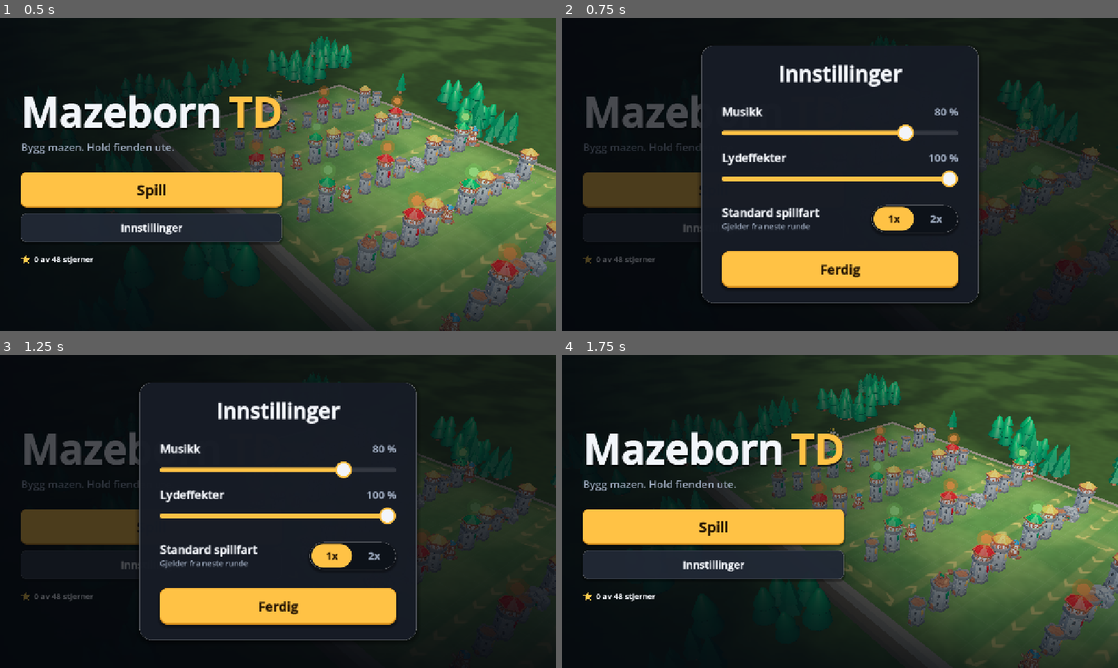
Above: before the commit, frames 1-4 (two rows, left to right).
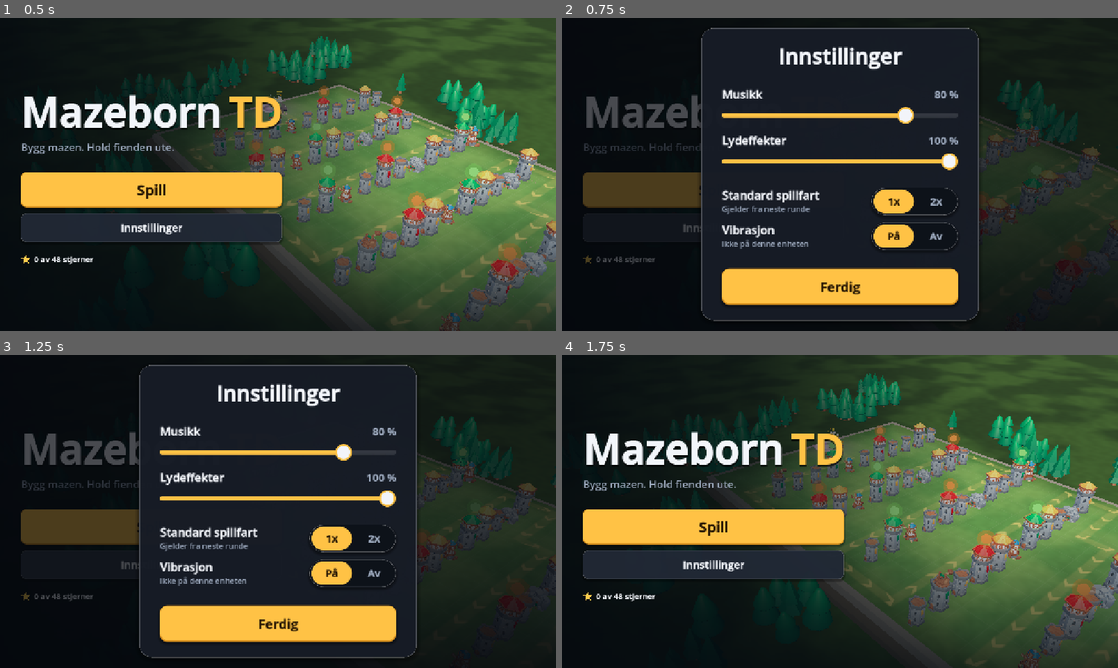
Above: after the commit, the same moments.

Repository: kristofferchr/Mazeborn-td
Game: Godot game, scene res://main.tscn
The game is run twice, just before and just after one commit, with the same random seed, the same clock (stepped at 60 frames per second) and the same inputs.
Inputs:
- Up to frame 1 (0.5 s): no input
- Up to frame 2 (0.75 s): click "Innstillinger" at 0.5 s
- Up to frame 3 (1.25 s): no input
- Up to frame 4 (1.75 s): click "Ferdig" at 1.25 s

Frame 1 is identical in both runs. In frame 2, 14% of the frame differs, in the area x 25-75%, y 3-97%; in frame 3, 14%; in frame 4, nothing differs.

Commit message:
Add haptics on phones and a Vibrasjon setting
Haptics gives a light pulse on build, upgrade and sell and a strong one
on a leak or a boss death through Input.vibrate_handheld. It only runs
on iOS, Android and the Android browser and is a no-op elsewhere. The
setting is kept in settings.cfg (game/vibration) and shown as a På/Av
row in the settings panel, which also gets a hidden "Vis veiledning"
button and a tutorial_done key for the guided first round.

Co-Authored-By: Claude Opus 5.5 <noreply@anthropic.com>
Claude-Session: https://claude.ai/code/session_01N2P7G3PxPiaDcM9ztRnmNf

Diff:
--- a/game/round.gd
+++ b/game/round.gd
@@ -66,6 +66,8 @@
 	hud.resume_pressed.connect(set_paused.bind(false))
 	hud.set_speed_text("%dx" % int(speed))
 	game.game_over.connect(_on_game_over)
+	Haptics.load_setting(UserSettings.open())
+	Haptics.watch(game)
 	_watch_record()
 
 	audio = GameAudio.new()
--- /dev/null
+++ b/game/tests/view/test_haptics.gd
@@ -0,0 +1,85 @@
+extends RefCounted
+## Tests for view/haptics.gd: only phones vibrate, the setting switches it off
+## and the game's events give light and strong pulses.
+
+var t: Object  # test runner (check/eq)
+var pulses: Array = []  # [ms, amplitude] sent to the sink
+
+
+func _record(ms: int, amplitude: float) -> void:
+	pulses.append([ms, amplitude])
+
+
+func _setup(supported: bool, enabled: bool) -> void:
+	pulses.clear()
+	Haptics.sink = _record
+	Haptics.supported = supported
+	Haptics.enabled = enabled
+	Haptics._last.clear()
+
+
+func _restore() -> void:
+	Haptics.sink = Callable()
+	Haptics.supported = Haptics.supported_on(Haptics._features())
+	Haptics.enabled = true
+	Haptics._last.clear()
+
+
+func test_only_phones_vibrate() -> void:
+	t.check(Haptics.supported_on(["ios", "mobile"] as Array[String]), "iPhone app")
+	t.check(Haptics.supported_on(["android"] as Array[String]), "Android app")
+	t.check(Haptics.supported_on(["web", "web_android"] as Array[String]), "Android browser")
+	t.check(not Haptics.supported_on(["web", "web_ios"] as Array[String]), "Safari cannot")
+	t.check(not Haptics.supported_on(["linuxbsd", "pc"] as Array[String]), "desktop")
+	t.check(not Haptics.supported, "the test machine is no phone")
+
+
+func test_calls_are_guarded() -> void:
+	_setup(false, true)
+	t.check(not Haptics.light() and not Haptics.strong(), "no-op where unsupported")
+	_setup(true, false)
+	t.check(not Haptics.light() and not Haptics.strong(), "no-op when switched off")
+	t.eq(pulses.size(), 0, "nothing reached the device")
+	_setup(true, true)
+	t.check(Haptics.light(), "light")
+	t.check(not Haptics.light(), "too soon after the last")
+	t.check(Haptics.strong(), "strong has its own gap")
+	t.eq(pulses.size(), 2, "two pulses")
+	t.check(pulses[1][0] > pulses[0][0] and pulses[1][1] > pulses[0][1], "strong is stronger")
+	_restore()
+
+
+func test_game_events_pulse() -> void:
+	var game := Game.create_map("engen", 1)
+	Haptics.watch(game)
+	_setup(true, true)
+	var tower := game.build(Vector2i(5, 3), "arrow")
+	t.check(tower != null, "built")
+	t.eq(pulses.size(), 1, "light tap on build")
+	t.eq(pulses[0][0], Haptics.LIGHT.ms, "light")
+	Haptics._last.clear()
+	game.upgrade(Vector2i(5, 3))
+	Haptics._last.clear()
+	game.sell(Vector2i(5, 3))
+	t.eq(pulses.size(), 3, "upgrade and sell tap too")
+	var creep := Creep.new(1, 10.0, 1.0, 1, Vector2i.ZERO)
+	creep.kind = "normal"
+	game.creep_killed.emit(creep)
+	t.eq(pulses.size(), 3, "an ordinary kill is quiet")
+	creep.kind = "boss"
+	game.creep_killed.emit(creep)
+	t.eq(pulses[-1][0], Haptics.STRONG.ms, "boss death is strong")
+	Haptics._last.clear()
+	game.creep_leaked.emit(creep)
+	t.eq(pulses.size(), 5, "a leak is strong")
+	_restore()
+
+
+func test_the_setting_is_read() -> void:
+	var s := UserSettings.new("user://test_haptics.cfg")
+	s.vibration = false
+	Haptics.load_setting(s)
+	t.check(not Haptics.enabled, "off")
+	s.vibration = true
+	Haptics.load_setting(s)
+	t.check(Haptics.enabled, "on")
--- a/game/tests/view/test_settings.gd
+++ b/game/tests/view/test_settings.gd
@@ -39,6 +39,8 @@
 	t.eq(s.difficulty, "normal", "Normal")
 	t.eq(s.map_id, Maps.DEFAULT, "default map")
 	t.eq(s.mode, "classic", "classic mode")
+	t.eq(s.vibration, true, "vibration on")
+	t.eq(s.tutorial_done, false, "the guided round not played")
 
 
 func test_save_and_load_round_trip_keeps_other_keys() -> void:
@@ -54,6 +56,8 @@
 	s.difficulty = "extreme"
 	s.map_id = "klofta"
 	s.mode = "endless"
+	s.vibration = false
+	s.tutorial_done = true
 	t.eq(s.save(), OK, "saved")
 	var r := UserSettings.open(TEMP)
 	t.eq(
@@ -61,6 +65,7 @@
 		[true, 0.25, 0.5, 2, "extreme", "klofta", "endless"],
 		"loaded"
 	)
+	t.eq([r.vibration, r.tutorial_done], [false, true], "vibration and the guided round")
 	cfg = ConfigFile.new()
 	cfg.load(TEMP)
 	t.eq(cfg.get_value("other", "key"), 42, "unknown key kept")
--- /dev/null
+++ b/game/view/haptics.gd
@@ -0,0 +1,78 @@
+class_name Haptics
+extends RefCounted
+## Vibration on phones: a light tap when a tower is built, upgraded or sold,
+## and a stronger one when a creep leaks or a boss dies. Uses
+## Input.vibrate_handheld (duration and, where supported, amplitude). Only on
+## iOS and Android (also the Android browser); on desktop and the iPhone
+## browser, which cannot vibrate, every call is a no-op. Switched off with
+## "Vibrasjon" in the settings (UserSettings.vibration).
+
+const LIGHT := {"ms": 12, "amplitude": 0.35, "gap": 0.04}  # gap: min seconds between pulses
+const STRONG := {"ms": 45, "amplitude": 1.0, "gap": 0.25}
+## Platforms (OS feature tags) that can vibrate. The web build only on Android:
+## Safari has no vibration.
+const PLATFORMS: Array[String] = ["ios", "android", "web_android"]
+
+static var enabled := true  # the setting
+static var supported := supported_on(_features())
+## Tests: receives (ms, amplitude) instead of the device.
+static var sink := Callable()
+static var _last: Dictionary = {}  # "light"/"strong" -> msec of the last pulse
+
+
+## True if a platform with these OS feature tags can vibrate.
+static func supported_on(features: Array[String]) -> bool:
+	for f in features:
+		if f in PLATFORMS:
+			return true
+	return false
+
+
+static func _features() -> Array[String]:
+	var out: Array[String] = []
+	for f in PLATFORMS:
+		if OS.has_feature(f):
+			out.append(f)
+	return out
+
+
+## Reads the setting (call when a round starts or the setting changes).
+static func load_setting(settings: UserSettings) -> void:
+	enabled = settings.vibration
+
+
+static func light() -> bool:
+	return _pulse("light", LIGHT)
+
+
+static func strong() -> bool:
+	return _pulse("strong", STRONG)
+
+
+## Pulses for the game's events: build, upgrade and sell, leaks and bosses.
+static func watch(game: Game) -> void:
+	game.tower_built.connect(func(_t: Tower) -> void: light())
+	game.tower_upgraded.connect(func(_t: Tower) -> void: light())
+	game.tower_sold.connect(func(_t: Tower, _r: int) -> void: light())
+	game.creep_leaked.connect(func(_c: Creep) -> void: strong())
+	game.creep_killed.connect(
+		func(c: Creep) -> void:
+			if c.kind == "boss":
+				strong()
+	)
+
+
+## Vibrates unless switched off, unsupported or too soon after the last one of
+## the same kind. Returns true if it did.
+static func _pulse(key: String, p: Dictionary) -> bool:
+	if not enabled or not supported:
+		return false
+	var now := Time.get_ticks_msec()
+	if now - int(_last.get(key, -100000)) < int(float(p.gap) * 1000.0):
+		return false
+	_last[key] = now
+	if sink.is_valid():
+		sink.call(int(p.ms), float(p.amplitude))
+	else:
+		Input.vibrate_handheld(int(p.ms), float(p.amplitude))
+	return true
--- a/game/view/settings_panel.gd
+++ b/game/view/settings_panel.gd
@@ -1,11 +1,14 @@
 class_name SettingsPanel
 extends Overlay
 ## Settings over the title screen or the pause menu: music and sound-effect
-## volume (heard at once) and the default game speed for new rounds. Saved in
+## volume (heard at once: the effects slider clicks), the default game speed
+## for new rounds, vibration (Haptics) and, over the title screen, "Vis
+## veiledning" to play the guided first round again. Saved in
 ## user://settings.cfg (UserSettings) when a slider is let go, when closed and
 ## when the app goes away with the panel open.
 
 signal closed
+signal tutorial_pressed  # "Vis veiledning" (only shown with show_tutorial_button)
 
 var settings: UserSettings
 var _music: HSlider
@@ -13,6 +16,8 @@
 var _music_value: Label
 var _sfx_value: Label
 var _speed: Segmented
+var _vibration: Segmented
+var _tutorial: Button
 
 
 func _init() -> void:
@@ -30,27 +35,25 @@
 	for s: HSlider in [_music, _sfx]:
 		s.drag_ended.connect(func(_changed: bool) -> void: settings.save())
 	box.add_child(_gap(4))
-	var speed_row := HBoxContainer.new()
-	speed_row.add_theme_constant_override("separation", 20)
-	var speed_text := VBoxContainer.new()
-	speed_text.add_theme_constant_override("separation", 0)
-	speed_text.size_flags_horizontal = Control.SIZE_EXPAND_FILL
-	speed_text.add_child(UiStyle.label("Standard spillfart", 26, UiStyle.TEXT, true))
-	speed_text.add_child(UiStyle.label("Gjelder fra neste runde", 18, UiStyle.MUTED))
-	speed_row.add_child(speed_text)
 	var labels: Array[String] = []
 	for s in UserSettings.SPEEDS:
 		labels.append("%dx" % s)
-	_speed = Segmented.make(labels, maxi(UserSettings.SPEEDS.find(settings.speed), 0), 24, 64)
-	_speed.custom_minimum_size = Vector2(200, 0)
+	var speed_at := maxi(UserSettings.SPEEDS.find(settings.speed), 0)
+	_speed = _choice_row("Standard spillfart", "Gjelder fra neste runde", labels, speed_at)
 	_speed.changed.connect(
 		func(i: int) -> void:
 			settings.speed = UserSettings.SPEEDS[i]
 			settings.save()
 	)
-	speed_row.add_child(_speed)
-	box.add_child(speed_row)
+	var hint := "Små støt når du bygger og når fiender slipper gjennom"
+	if not Haptics.supported:
+		hint = "Ikke på denne enheten"
+	var on_off: Array[String] = ["På", "Av"]
+	_vibration = _choice_row("Vibrasjon", hint, on_off, 0 if settings.vibration else 1)
+	_vibration.changed.connect(_on_vibration)
 	box.add_child(_gap(10))
+	_tutorial = add_button("Vis veiledning", "secondary", func() -> void: tutorial_pressed.emit())
+	_tutorial.visible = false
 	add_button("Ferdig", "primary", close)
 
 
@@ -60,8 +63,14 @@
 	_music.set_value_no_signal(settings.music_volume)
 	_sfx.set_value_no_signal(settings.sfx_volume)
 	_speed.select(maxi(UserSettings.SPEEDS.find(settings.speed), 0))
+	_vibration.select(0 if settings.vibration else 1)
 	_show_values()
 	super()
+
+
+## Shows "Vis veiledning" (over the title screen, not in a round).
+func show_tutorial_button(on: bool) -> void:
+	_tutorial.visible = on
 
 
 func close() -> void:
@@ -82,6 +91,13 @@
 	settings.sfx_volume = _sfx.value
 	GameAudio.set_volumes(settings.music_volume, settings.sfx_volume)
 	_show_values()
+
+
+func _on_vibration(i: int) -> void:
+	settings.vibration = i == 0
+	settings.save()
+	Haptics.load_setting(settings)
+	Haptics.light()  # feel it
 
 
 func _show_values() -> void:
@@ -113,6 +129,26 @@
 	return s
 
 
+## A row with a title, a muted line under it and a segmented choice on the right.
+func _choice_row(title: String, sub: String, labels: Array[String], at: int) -> Segmented:
+	var row := HBoxContainer.new()
+	row.add_theme_constant_override("separation", 20)
+	var text := VBoxContainer.new()
+	text.add_theme_constant_override("separation", 0)
+	text.size_flags_horizontal = Control.SIZE_EXPAND_FILL
+	text.add_child(UiStyle.label(title, 26, UiStyle.TEXT, true))
+	var line := UiStyle.label(sub, 18, UiStyle.MUTED)
+	line.autowrap_mode = TextServer.AUTOWRAP_WORD_SMART
+	text.add_child(line)
+	row.add_child(text)
+	var choice := Segmented.make(labels, at, 24, 64)
+	choice.custom_minimum_size = Vector2(200, 0)
+	choice.size_flags_vertical = Control.SIZE_SHRINK_CENTER
+	row.add_child(choice)
+	box.add_child(row)
+	return choice
+
+
 func _gap(h: float) -> Control:
 	var c := Control.new()
 	c.custom_minimum_size = Vector2(0, h)
--- a/game/view/user_settings.gd
+++ b/game/view/user_settings.gd
@@ -1,8 +1,9 @@
 class_name UserSettings
 extends RefCounted
 ## The player's settings in user://settings.cfg: mute, music and sound-effect
-## volume (0..1), the default game speed (1x or 2x) and the last map,
-## difficulty and mode chosen in the menu. save() writes these keys and keeps
+## volume (0..1), the default game speed (1x or 2x), vibration on or off,
+## whether the guided first round has been played (or skipped) and the last
+## map, difficulty and mode chosen in the menu. save() writes these keys and keeps
 ## any other key in the file. Saves are atomic and an unreadable file is kept
 ## as settings.cfg.bak (SafeConfig).
 
@@ -14,6 +15,8 @@
 var music_volume := 0.8
 var sfx_volume := 1.0
 var speed := 1
+var vibration := true  # Haptics on phones
+var tutorial_done := false  # the guided first round was finished or skipped
 var difficulty := Difficulty.DEFAULT
 var map_id := Maps.DEFAULT
 var mode := Progress.CLASSIC  # "classic" or "endless"
@@ -38,6 +41,8 @@
 	sfx_volume = clampf(float(cfg.get_value("audio", "sfx_volume", sfx_volume)), 0.0, 1.0)
 	var s := int(cfg.get_value("game", "speed", speed))
 	speed = s if s in SPEEDS else 1
+	vibration = bool(cfg.get_value("game", "vibration", vibration))
+	tutorial_done = bool(cfg.get_value("game", "tutorial_done", tutorial_done))
 	var d := str(cfg.get_value("menu", "difficulty", difficulty))
 	difficulty = d if Difficulty.exists(d) else Difficulty.DEFAULT
 	var m := str(cfg.get_value("menu", "map", map_id))
@@ -52,6 +57,8 @@
 	cfg.set_value("audio", "music_volume", music_volume)
 	cfg.set_value("audio", "sfx_volume", sfx_volume)
 	cfg.set_value("game", "speed", speed)
+	cfg.set_value("game", "vibration", vibration)
+	cfg.set_value("game", "tutorial_done", tutorial_done)
 	cfg.set_value("menu", "difficulty", difficulty)
 	cfg.set_value("menu", "map", map_id)
 	cfg.set_value("menu", "mode", mode)
Not shown, added: game/tests/view/test_haptics.gd.uid
Not shown, added: game/view/haptics.gd.uid
